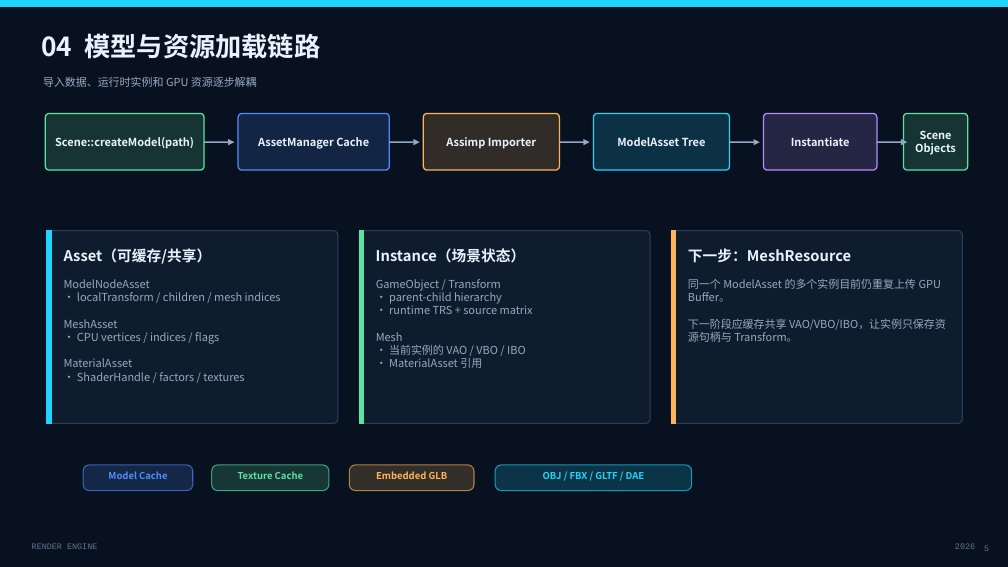
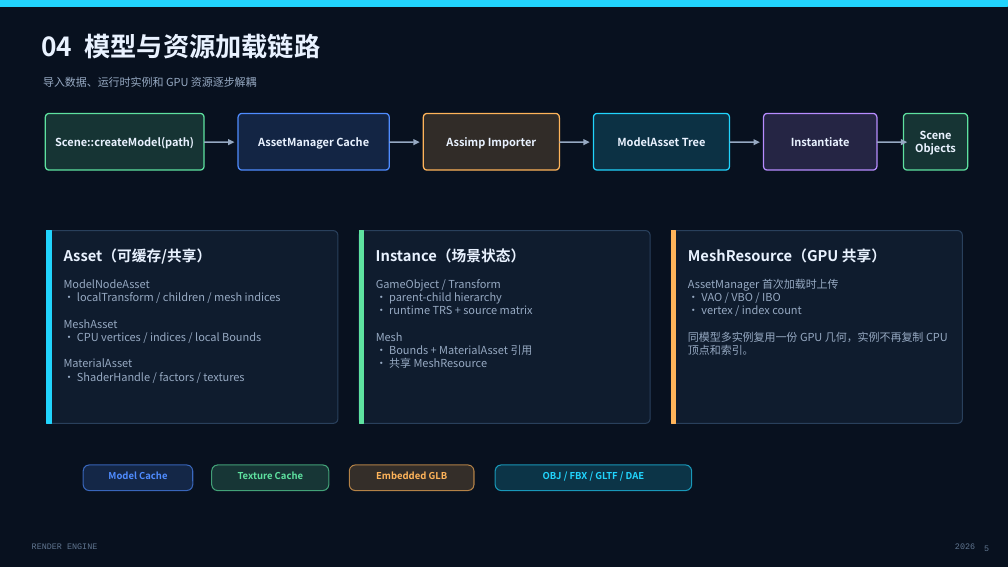
Before and after one commit to liurirui/rendering-engine, a slide deck: slide 5 of docs/RenderEngine_Project_Overview.pptx. Drawn at 1008x567 pixels with LibreOffice and Linux fonts; fonts in the diff are those of the drawing. Boxes give left, top, right and bottom in pixels: in the first picture for what was removed or moved away, otherwise in the second. Text is boxed around its words. In the diff, an @@ line names an element or a change of style, - is before the commit and + after.

Commit message:
构建基于 Bounds 的 RenderQueue 与视锥裁剪流程

```diff
--- a/docs/RenderEngine_Project_Overview.pptx
+++ b/docs/RenderEngine_Project_Overview.pptx
@@ text at (688,248,886,263): text changed @@
-下一步：MeshResource
+MeshResource（GPU 共享）
@@ text at (688,279,948,355): text changed @@
-同一个 ModelAsset 的多个实例目前仍重复上传 GPU Buffer。
-下一阶段应缓存共享 VAO/VBO/IBO，让实例只保存资源句柄与 Transform。
+AssetManager 首次加载时上传
+• VAO / VBO / IBO
+• vertex / index count
+同模型多实例复用一份 GPU 几何，实例不再复制 CPU 顶点和索引。
@@ text at (77,332,261,341): text changed @@
-• CPU vertices / indices / flags
+• CPU vertices / indices / local Bounds
@@ text at (389,345,533,368): text changed @@
-• 当前实例的 VAO / VBO / IBO
-• MaterialAsset 引用
+• Bounds + MaterialAsset 引用
+• 共享 MeshResource
```
Also in this commit, not shown: 6 other slides changed, 1 slide added, 18 other files.
